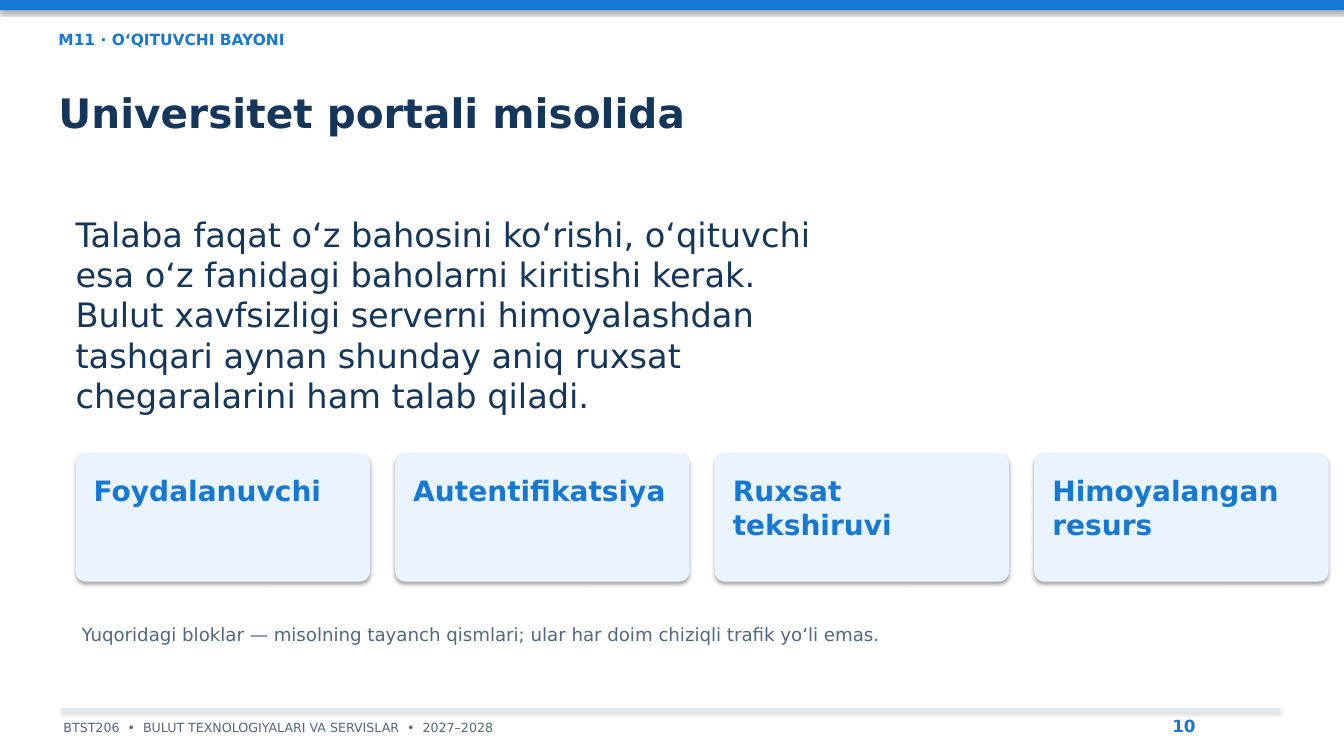
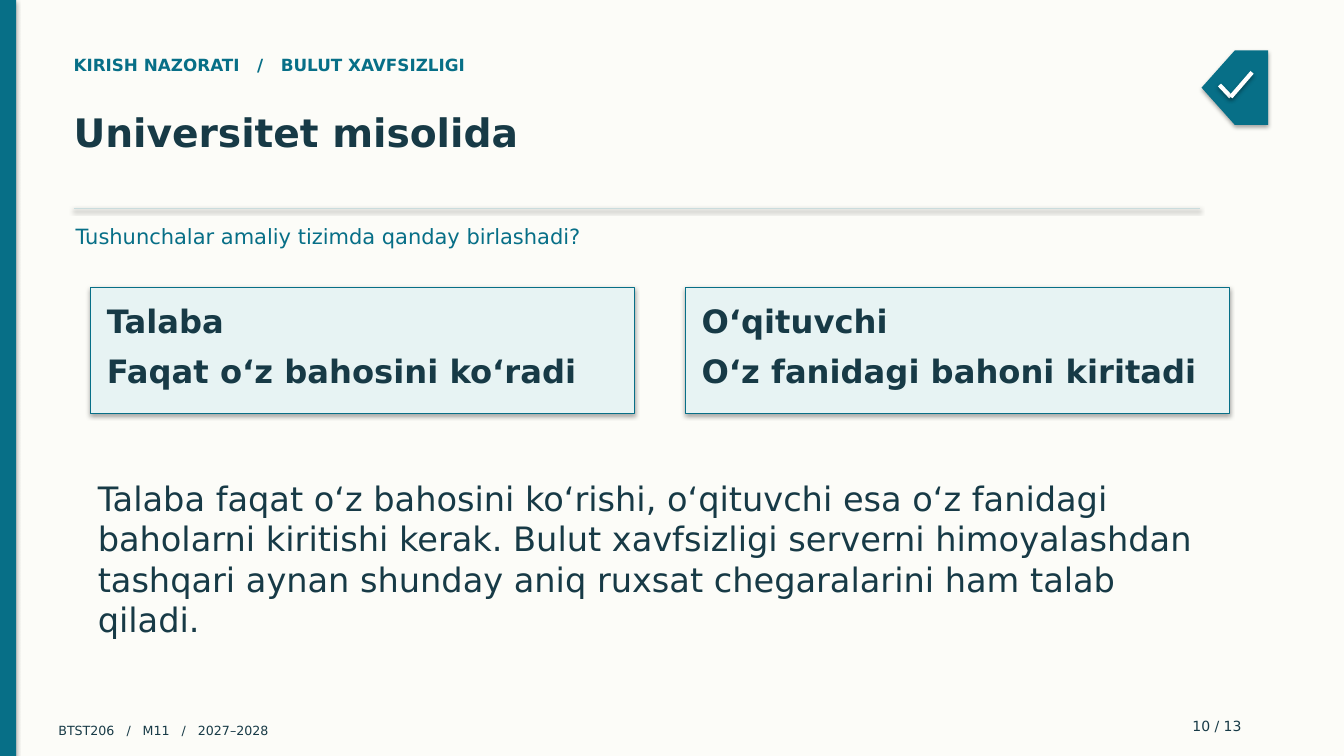
Before and after one commit to all1991here-dot/prezentatsiyalar, a slide deck: slide 10 of PPTX/M11_Prezentatsiya.pptx. Drawn at 1344x756 pixels with LibreOffice and Linux fonts; fonts in the diff are those of the drawing. Boxes give left, top, right and bottom in pixels: in the first picture for what was removed or moved away, otherwise in the second. Text is boxed around its words. In the diff, an @@ line names an element or a change of style, - is before the commit and + after.

Commit message:
Redesign 18 lecture decks with distinct styles and sourced online images

```diff
--- a/PPTX/M11_Prezentatsiya.pptx
+++ b/PPTX/M11_Prezentatsiya.pptx
@@ background #FFFFFF to #FCFCF8 @@
@@ rectangle removed at bbox=[0, 0, 1344, 10] @@
@@ rectangle added at bbox=[0, 0, 16, 756], fill #076F87 @@
@@ text removed at bbox=[58, 33, 285, 48] @@
-M11 · O‘QITUVCHI BAYONI
@@ text added at bbox=[74, 58, 465, 72], 12 pt, text #076F87, bold @@
+KIRISH NAZORATI / BULUT XAVFSIZLIGI
@@ pentagon arrow added at bbox=[1202, 50, 1268, 125], fill #076F87 @@
@@ line added from (1220, 85) to (1231, 97), #FFFFFF 3 pt @@
@@ line added from (1231, 97) to (1252, 73), #FFFFFF 3 pt @@
@@ text at bbox=[74, 117, 518, 148]: text changed; size 29 to 28 pt; text colour #15365B to #173A46 @@
-Universitet portali misolida
+Universitet misolida
@@ line added from (74, 209) to (1200, 209), #CADCDD 1 pt @@
@@ text added at bbox=[76, 228, 581, 249], 15 pt, text #076F87 @@
+Tushunchalar amaliy tizimda qanday birlashadi?
@@ rectangle added at bbox=[91, 287, 635, 413], fill #E7F3F3, outline #076F87 0.75 pt @@
@@ rectangle added at bbox=[686, 287, 1230, 413], fill #E7F3F3, outline #076F87 0.75 pt @@
@@ text added at bbox=[107, 308, 577, 389], 23 pt, text #173A46, bold @@
+Talaba
+Faqat o‘z bahosini ko‘radi
@@ text added at bbox=[702, 308, 1196, 389], 23 pt, text #173A46, bold @@
+O‘qituvchi
+O‘z fanidagi bahoni kiritadi
@@ rounded rectangle removed at bbox=[76, 454, 370, 582] @@
@@ text removed at bbox=[94, 479, 321, 507] @@
-Foydalanuvchi
@@ text "Talaba faqat o‘z bahosini ko‘rishi, ...": place and size @@
-text "Talaba faqat o‘z bahosini ko‘rishi, ..." at bbox=[76, 221, 810, 415]
+text "Talaba faqat o‘z bahosini ko‘rishi, ..." at bbox=[98, 485, 1191, 639]
@@ text "Talaba faqat o‘z bahosini ko‘rishi, ..." at bbox=[98, 485, 1191, 639]: text colour #15365B to #173A46; less space between paragraphs @@
@@ rounded rectangle removed at bbox=[395, 454, 690, 582] @@
@@ text removed at bbox=[413, 479, 665, 507] @@
-Autentifikatsiya
@@ rounded rectangle removed at bbox=[715, 454, 1009, 582] @@
@@ rounded rectangle removed at bbox=[1034, 454, 1329, 582] @@
@@ text removed at bbox=[1052, 479, 1278, 536] @@
-Himoyalangan resurs
@@ text removed at bbox=[733, 480, 892, 536] @@
-Ruxsat tekshiruvi
@@ text removed at bbox=[82, 627, 879, 645] @@
-Yuqoridagi bloklar — misolning tayanch qismlari; ular har doim chiziqli trafik yo‘li emas.
@@ rectangle removed at bbox=[60, 709, 1280, 710] @@
@@ text at bbox=[58, 725, 268, 735]: text changed; text colour #53687D to #173A46 @@
-BTST206 • BULUT TEXNOLOGIYALARI VA SERVISLAR • 2027–2028
+BTST206 / M11 / 2027–2028
@@ text at bbox=[1192, 720, 1242, 731]: text changed; size 12 to 10 pt; text colour #1678D2 to #173A46; bold off @@
-10
+10 / 13
```
Also in this commit, not shown: 5 other slides changed, 7 slides added, 7 slides removed, 22 other files.
